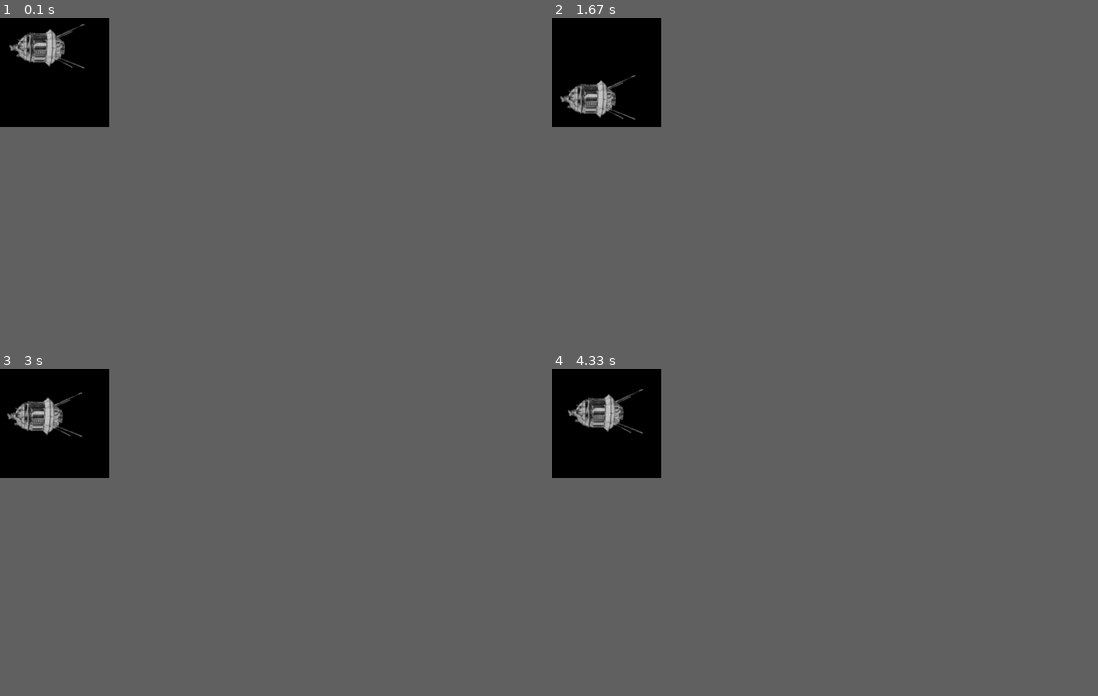
Above: before the commit, frames 1-4 (two rows, left to right).
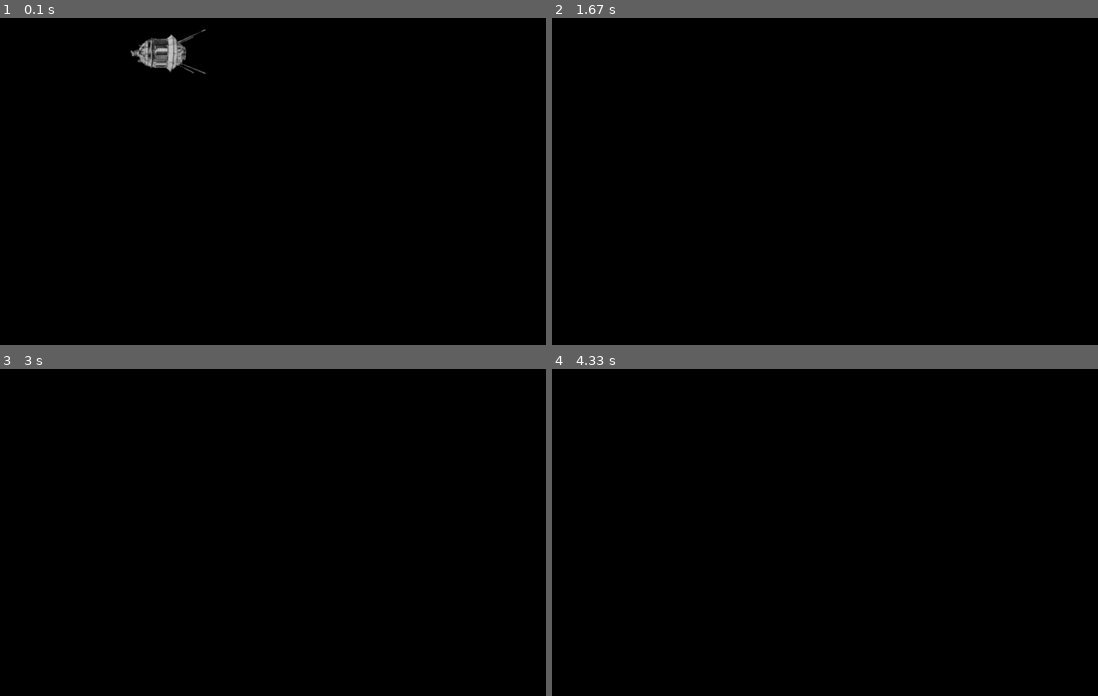
Above: after the commit, the same moments.

Repository: BruceJohnJennerLawso/Ignition_Engine
Game: pygame game, started from gopy/ignition_engine.py
Same seed, same stepped clock (60 frames per second), same inputs: the game is played once before the commit and once after it. The source is Python 2; it was converted automatically to run under Python 3.
Inputs:
- Up to frame 1 (0.1 s): no input
- Up to frame 2 (1.67 s): no input
- Up to frame 3 (3 s): no input
- Up to frame 4 (4.33 s): no input
In our replay, the window is 180x180 before the commit and 900x540 after it. These sizes can differ from the game's own. Grey fills any space a smaller window leaves; there, only what the larger window draws over its background counts as a difference.

The runs differ from the first frame. In frame 1, 1.6% of the frame differs, in the area x 1-38%, y 1-18%; in frame 2, 0.8%; in frame 3, 0.8%; in frame 4, 0.8%.

Commit message:
fixed an issue with the drawing order, but converting game coordinates to screen coordinates is hacky right now, some sort of typeerror occurring

Diff:
--- a/gopy/ignition_engine.py
+++ b/gopy/ignition_engine.py
@@ -3,19 +3,8 @@
 ################################################################################
 from vessel import *
 import sys
-import pygame
 
 
-class Vessel:
-	def __init__(self, mass, init_pos, init_rot):
-		self.Mass = mass;
-		self.Position = init_pos
-		self.Rotation = init_rot
-
-	def printAttributes(self):
-		print "Mass %f, at %s, rotation %f" % (self.Mass, self.Position.getVec(), self.Rotation);
-
-#class almightyProbe
 
 class Ignition_Engine:
 	def __init__(self, redraw_interval, window_title, window_height, window_width):
@@ -30,6 +19,7 @@
 
 
 		self.Vessels = []
+		self.Vessels.insert(0, Vessel( vector_II(100, 20), vector_II(2, 0), 22, 0, "Almighty Probe", "almighty.jpg"))
 
 	def Ignition(self):
 		pygame.init()
@@ -41,21 +31,37 @@
 
 		ball = pygame.image.load("almighty.jpg")
 
+		clock = pygame.time.Clock()
+
 		ballrect = ball.get_rect()
+		print ballrect
 		while 1:
+			deltat = clock.get_time()
+			clock.tick(60)
 			for event in pygame.event.get():
 				if event.type == pygame.QUIT:
 					#sys.exit()
 					return
-			ballrect = ballrect.move(speed)
-			if ballrect.left < 0 or ballrect.right > width:
-				speed[0] = -speed[0]
-			if ballrect.top < 0 or ballrect.bottom > height:
-				speed[1] = -speed[1]
+			for v in self.Vessels:
+				v.Update(deltat)
+
 			screen.fill(black)
-			screen.blit(ball, ballrect)
+
+			for v in self.Vessels:
+				print
+				drawPos = (int(v.getPosition().x), int(v.getPosition().y), 154, 88)
+				print drawPos
+				#screen.blit(ball, drawPos )
+				screen.blit(v.getImage(), drawPos )
+
+			#ballrect = ballrect.move(speed)
+			#if ballrect.left < 0 or ballrect.right > width:
+			#	speed[0] = -speed[0]
+			#if ballrect.top < 0 or ballrect.bottom > height:
+			#	speed[1] = -speed[1]
+			#screen.blit(ball, ballrect)
 			pygame.display.flip()
 
 if (__name__=="__main__"):
-	pyignition = Ignition_Engine(0.1, "Ignition Engine", 200, 200)
+	pyignition = Ignition_Engine(0.1, "Ignition Engine", 600, 1000)
 	pyignition.Ignition();
--- a/gopy/ignition_object.py
+++ b/gopy/ignition_object.py
@@ -3,6 +3,7 @@
 ## possibly an image ###########################################################
 ################################################################################
 from vector_X import *
+import pygame
 
 class ignitionObject(object):
 
--- a/gopy/newtonian.py
+++ b/gopy/newtonian.py
@@ -28,6 +28,6 @@
 	def updatePosition(self, deltat):
 		self.Position += (self.Velocity*deltat)
 
-	def Update(deltat):
+	def Update(self, deltat):
 		self.updateRotation(deltat)
 		self.updatePosition(deltat)
--- a/gopy/vector_X.py
+++ b/gopy/vector_X.py
@@ -55,3 +55,4 @@
 
 	z = v*3
 	print "v: %sw: %sz: %s" % (v.getVec(), w.getVec(), z.getVec())
+	print v.x
--- a/gopy/vessel.py
+++ b/gopy/vessel.py
@@ -7,5 +7,9 @@
 
 
 class Vessel(newtonianObject):
-	def __init__(self, position, velocity, rotation, name):
-		super(Vessel, self).__init__(position, velocity, rotation, name)
+	def __init__(self, position, velocity, rotation,omega, name, image):
+		super(Vessel, self).__init__(position, velocity, rotation, omega, name)
+		self.Image = pygame.image.load(image)
+
+	def getImage(self):
+		return self.Image;
Not shown, changed: gopy/ignition_object.pyc
Not shown, changed: gopy/newtonian.pyc
Not shown, changed: gopy/vector_X.pyc
Not shown, changed: gopy/vessel.pyc
